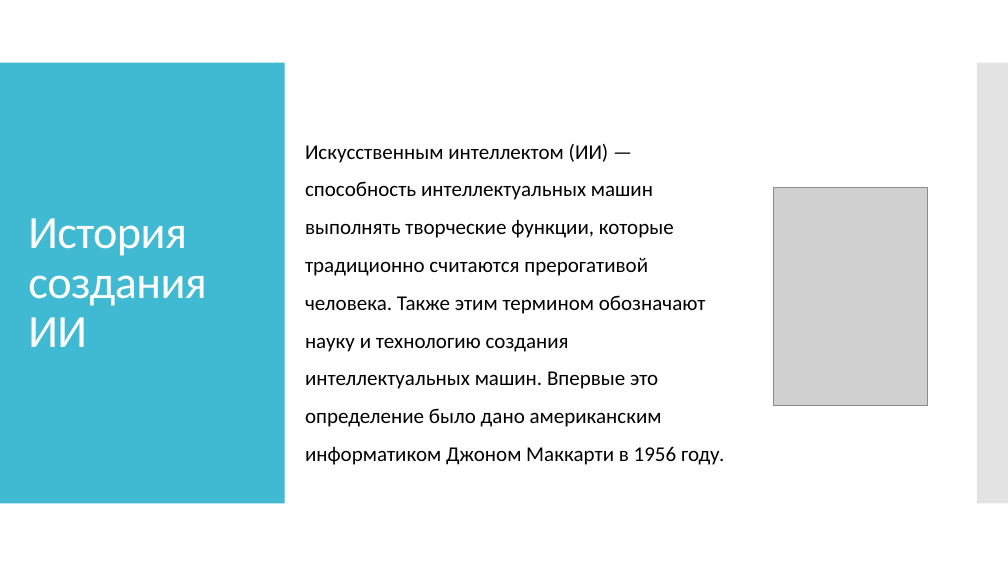
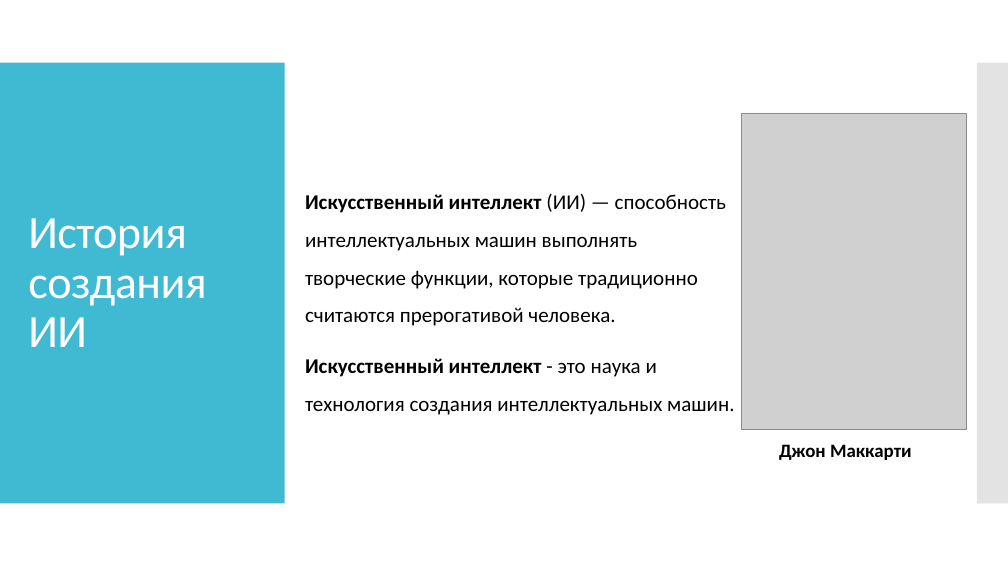
Before and after one commit to Gred1/BotProject, a slide deck: slide 4 of Создание бота, как искусственного интеллекта посредством языка.pptx. Drawn at 1008x567 pixels with LibreOffice and Linux fonts; fonts in the diff are those of the drawing; grey boxes stand for pictures. Boxes give left, top, right and bottom in pixels: in the first picture for what was removed or moved away, otherwise in the second. Text is boxed around its words. In the diff, an @@ line names an element or a change of style, - is before the commit and + after.

```diff
--- a/Создание бота, как искусственного интеллекта посредством языка.pptx
+++ b/Создание бота, как искусственного интеллекта посредством языка.pptx
@@ picture: place and size @@
-picture at box(774, 188, 929, 405)
+picture at box(742, 113, 966, 430)
@@ text at box(305, 194, 734, 415): text changed @@
-Искусственным интеллектом (ИИ) — способность интеллектуальных машин выполнять творческие функции, которые традиционно считаются прерогативой человека. Также этим термином обозначают науку и технологию создания интеллектуальных машин. Впервые это определение было дано американским информатиком Джоном Маккарти в 1956 году.
+Искусственный интеллект (ИИ) — способность интеллектуальных машин выполнять творческие функции, которые традиционно считаются прерогативой человека.
+Искусственный интеллект - это наука и технология создания интеллектуальных машин.
@@ text added at box(779, 444, 912, 460), 18 pt, text #000000, bold @@
+Джон Маккарти
```
Also in this commit, not shown: 6 other slides changed.
